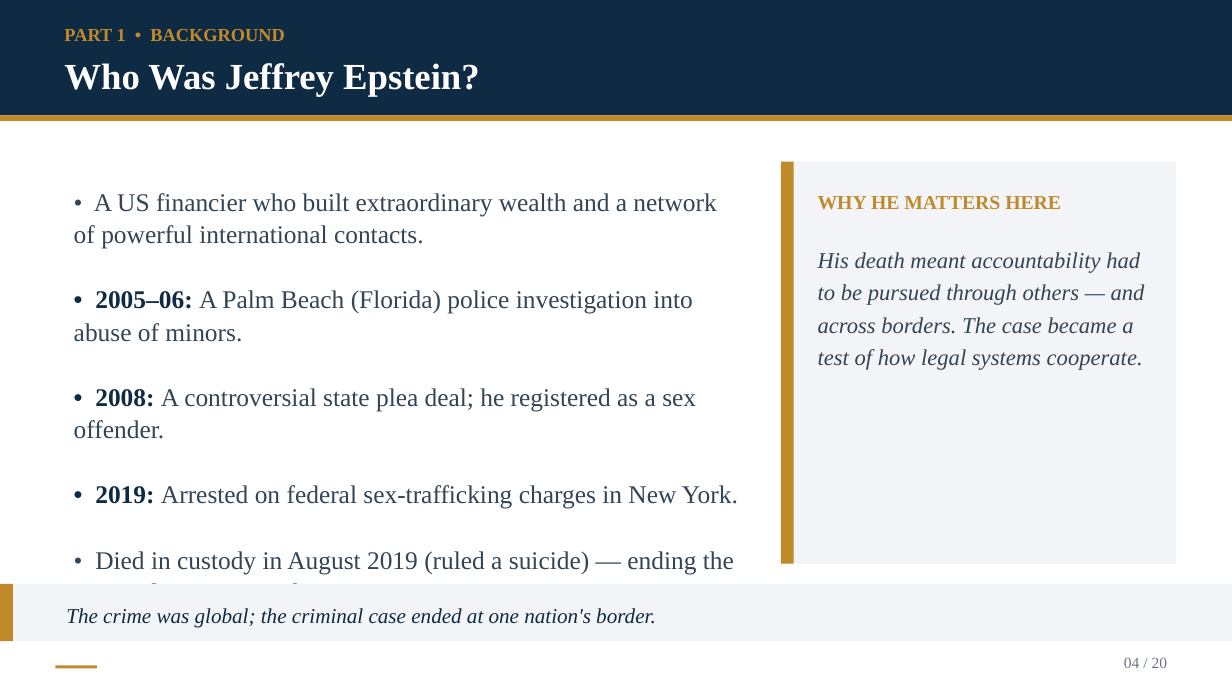
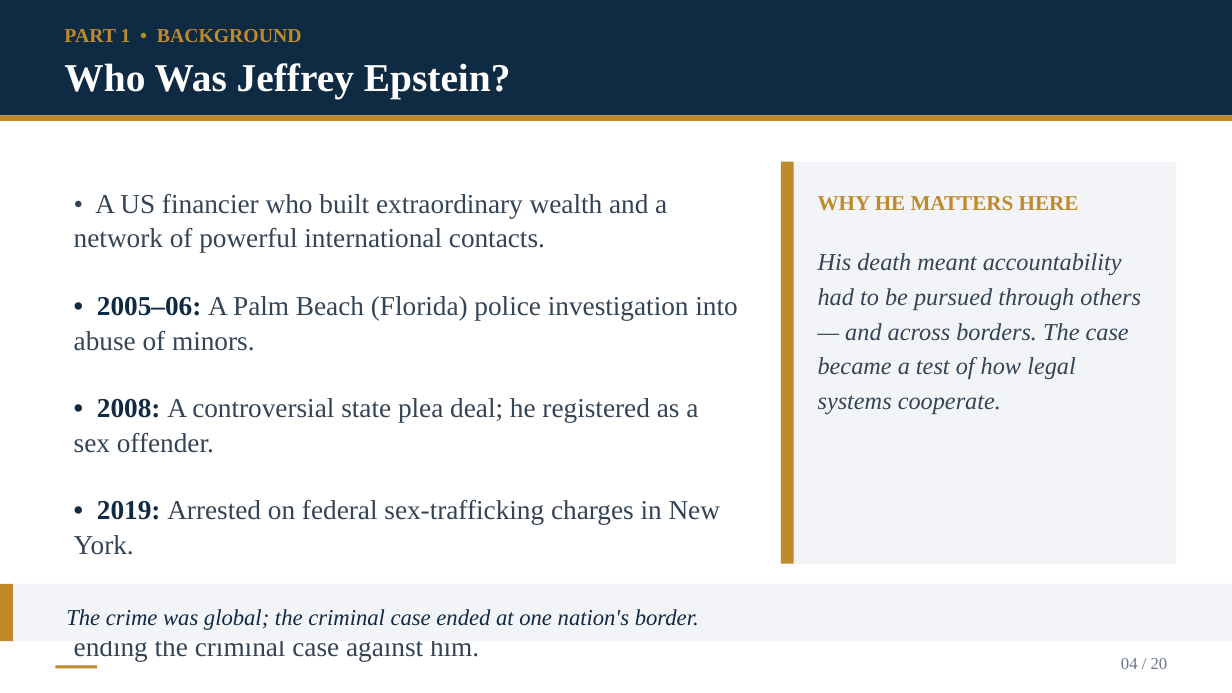
Before and after one commit to Kokidesu/Koki, a slide deck: slide 4 of Epstein_Transnational_Justice.pptx. Drawn at 1232x693 pixels with LibreOffice and Linux fonts; fonts in the diff are those of the drawing. Boxes give left, top, right and bottom in pixels: in the first picture for what was removed or moved away, otherwise in the second. Text is boxed around its words. In the diff, an @@ line names an element or a change of style, - is before the commit and + after.

```diff
--- a/Epstein_Transnational_Justice.pptx
+++ b/Epstein_Transnational_Justice.pptx
@@ text "PART 1 • BACKGROUND" at (64, 29, 302, 42): size 14.3 to 15.3 pt @@
@@ text "Who Was Jeffrey Epstein?" at (64, 63, 511, 100): size 28.6 to 30.7 pt @@
@@ text "• A US financier who ..." at (74, 194, 737, 661): size 19.8 to 21.2 pt @@
@@ text "WHY HE MATTERS HERE" at (818, 196, 1079, 211): size 15.4 to 16.5 pt @@
@@ text "His death meant accountability had ..." at (818, 253, 1141, 414): size 17.6 to 18.9 pt @@
@@ text "The crime was global; the ..." at (66, 609, 699, 630): size 16.5 to 17.7 pt @@
@@ text "04 / 20" at (1121, 658, 1168, 669): size 12.1 to 13 pt @@
```
Also in this commit, not shown: 19 other slides changed, 23 other files.
